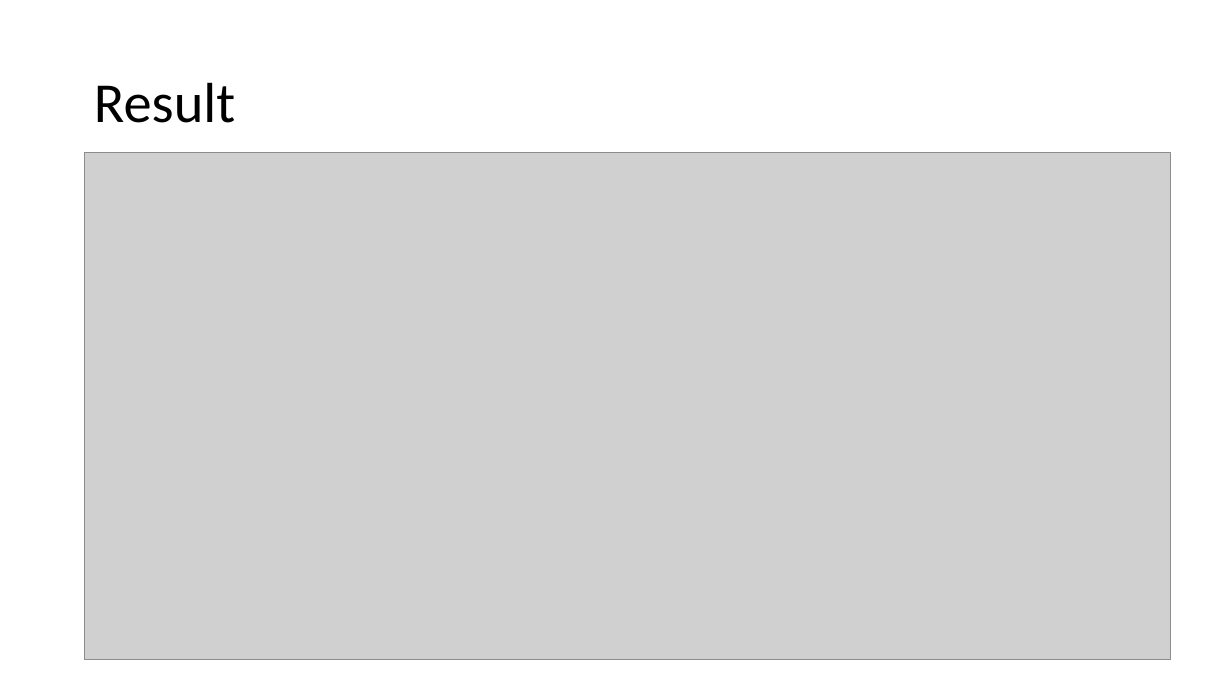
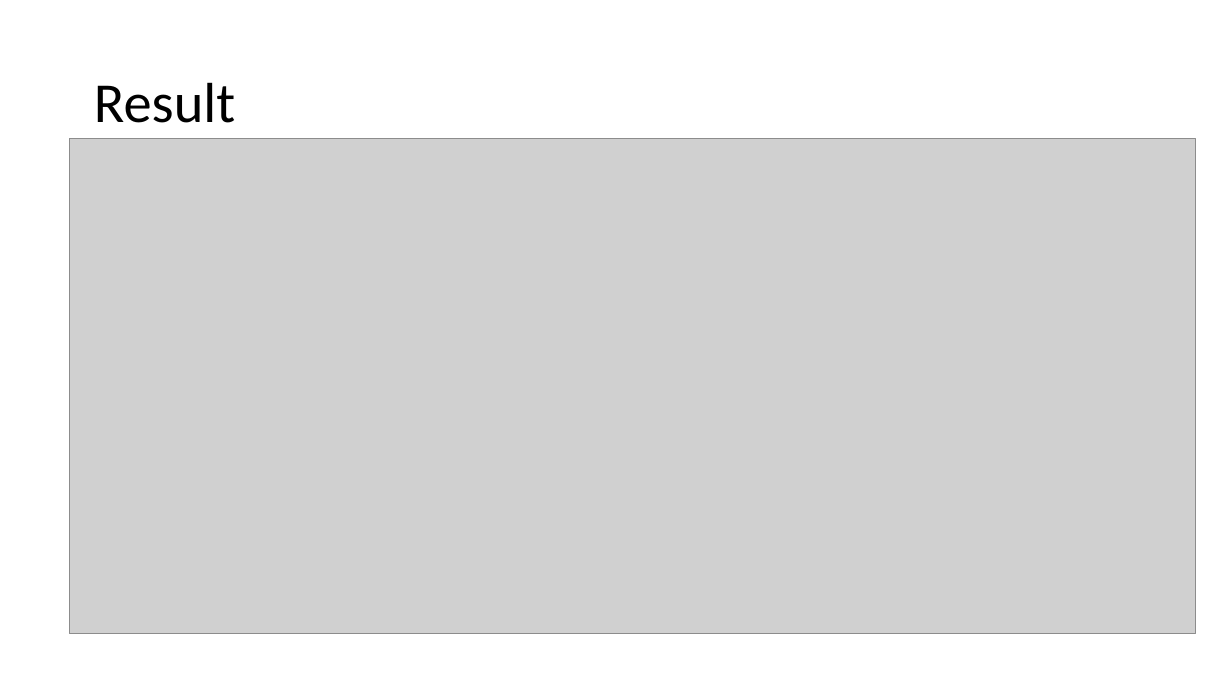
Before and after one commit to LanceKnight/Protein-flexibility, a slide deck: slide 12 of Presentation.pptx. Drawn at 1232x693 pixels with LibreOffice and Linux fonts; fonts in the diff are those of the drawing; grey boxes stand for pictures. Boxes give left, top, right and bottom in pixels: in the first picture for what was removed or moved away, otherwise in the second. Text is boxed around its words. In the diff, an @@ line names an element or a change of style, - is before the commit and + after.

Commit message:
change result pic in presentation slides

```diff
--- a/Presentation.pptx
+++ b/Presentation.pptx
@@ picture: place and size @@
-picture at (85, 152, 1171, 659)
+picture at (69, 139, 1196, 634)
```
